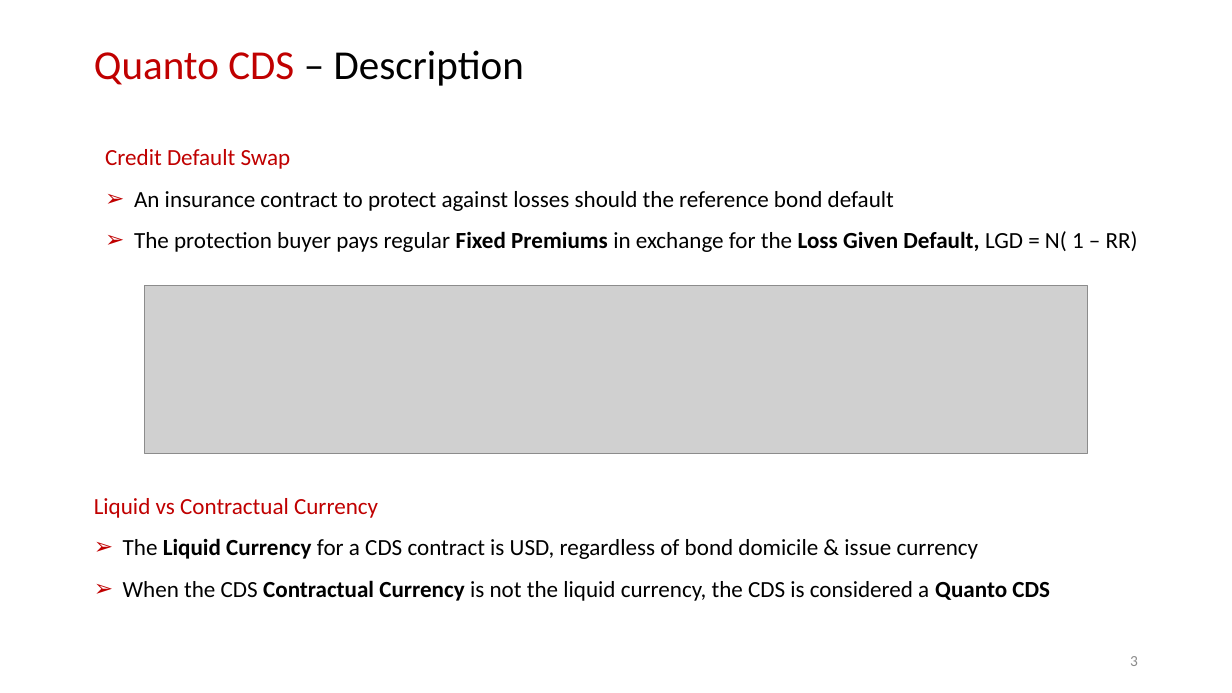
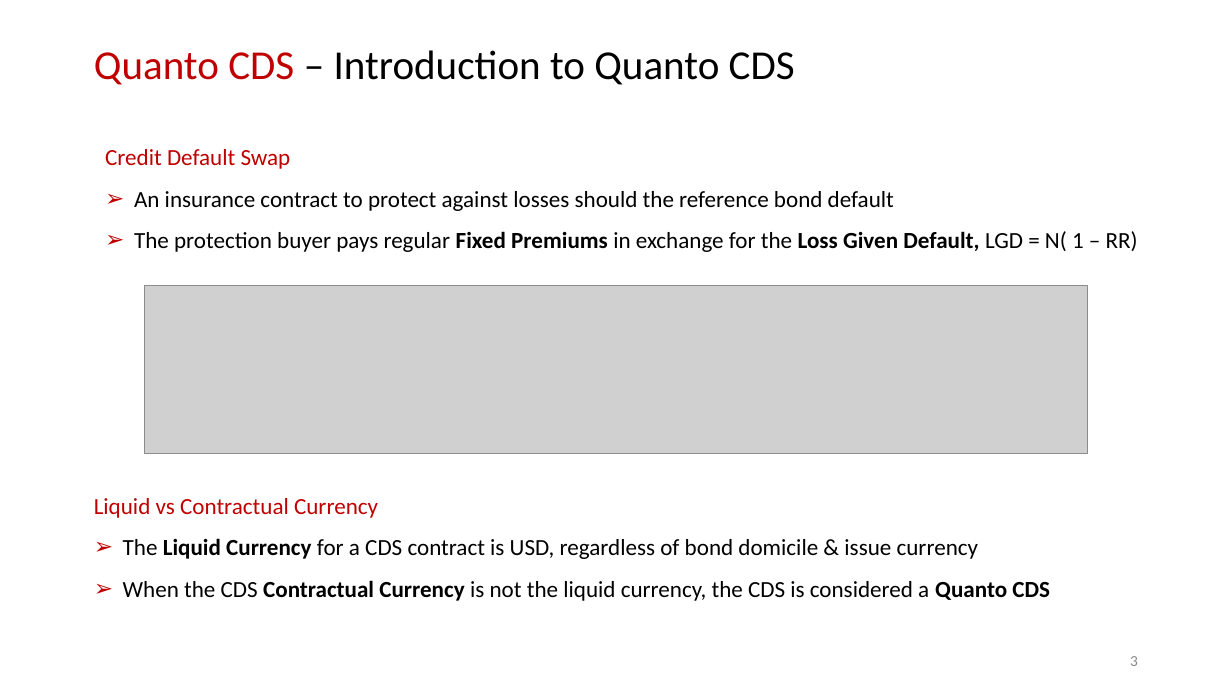
Before and after one commit to nburgessx/QuantResearch, a slide deck: slide 4 of Quanto CDS/Quanto CDS Pricing, Theory & Practice.pptx. Drawn at 1232x693 pixels with LibreOffice and Linux fonts; fonts in the diff are those of the drawing; grey boxes stand for pictures. Boxes give left, top, right and bottom in pixels: in the first picture for what was removed or moved away, otherwise in the second. Text is boxed around its words. In the diff, an @@ line names an element or a change of style, - is before the commit and + after.

Commit message:
Updated Quant CDS Research

```diff
--- a/Quanto CDS/Quanto CDS Pricing, Theory & Practice.pptx
+++ b/Quanto CDS/Quanto CDS Pricing, Theory & Practice.pptx
@@ title at bbox=[94, 50, 795, 85]: text changed @@
-Quanto CDS – Description
+Quanto CDS – Introduction to Quanto CDS
```
Also in this commit, not shown: 13 other slides changed, 6 slides added, 10 other files.
